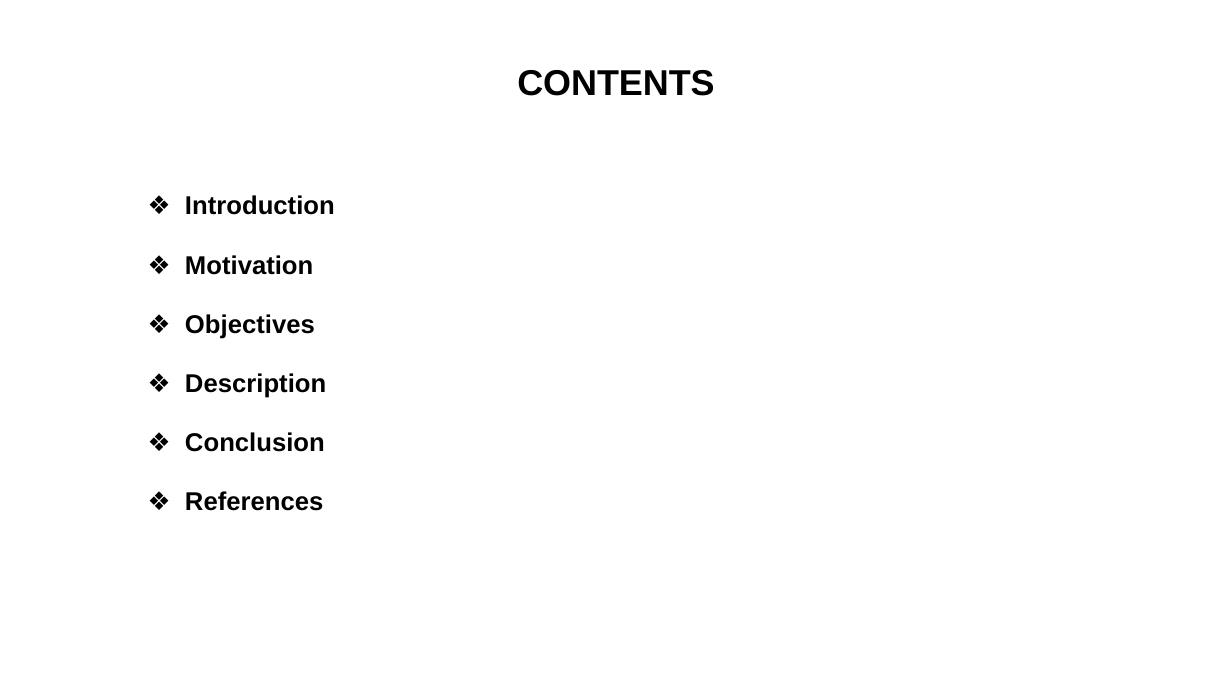
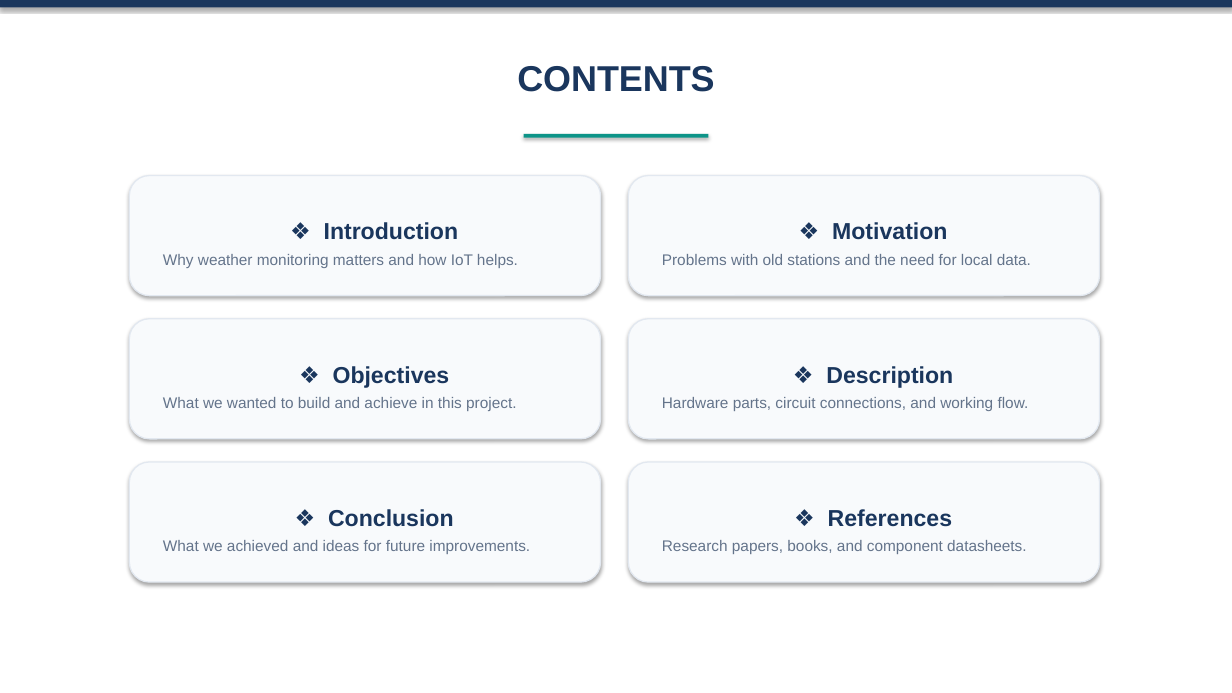
Before and after one commit to prasoon9999/smart-weather-station, a slide deck: slide 2 of Smart_Weather_Station_Presentation.pptx. Drawn at 1232x693 pixels with LibreOffice and Linux fonts; fonts in the diff are those of the drawing. Boxes give left, top, right and bottom in pixels: in the first picture for what was removed or moved away, otherwise in the second. Text is boxed around its words. In the diff, an @@ line names an element or a change of style, - is before the commit and + after.

Commit message:
docs: finalize aesthetic presentation preserving exact format and simple language

```diff
--- a/Smart_Weather_Station_Presentation.pptx
+++ b/Smart_Weather_Station_Presentation.pptx
@@ rectangle added at [0,0,1232,7], fill #1A365D @@
@@ text "CONTENTS" at [517,66,714,92]: text colour #000000 to #1A365D @@
@@ rectangle added at [524,134,709,138], fill #0D9488 @@
@@ rounded rectangle added at [129,176,601,296], fill #F8FAFC, outline #E2E8F0 1 pt, 12 pt, text #64748B @@
+❖ Introduction
+Why weather monitoring matters and how IoT helps.
@@ rounded rectangle added at [628,176,1100,296], fill #F8FAFC, outline #E2E8F0 1 pt, 12 pt, text #64748B @@
+❖ Motivation
+Problems with old stations and the need for local data.
@@ text removed at [185,195,335,511] @@
-❖ Introduction
-❖ Motivation
-❖ Objectives
-❖ Description
-❖ Conclusion
-❖ References
@@ rounded rectangle added at [129,319,601,439], fill #F8FAFC, outline #E2E8F0 1 pt, 12 pt, text #64748B @@
+❖ Objectives
+What we wanted to build and achieve in this project.
@@ rounded rectangle added at [628,319,1100,439], fill #F8FAFC, outline #E2E8F0 1 pt, 12 pt, text #64748B @@
+❖ Description
+Hardware parts, circuit connections, and working flow.
@@ rounded rectangle added at [129,462,601,582], fill #F8FAFC, outline #E2E8F0 1 pt, 12 pt, text #64748B @@
+❖ Conclusion
+What we achieved and ideas for future improvements.
@@ rounded rectangle added at [628,462,1100,582], fill #F8FAFC, outline #E2E8F0 1 pt, 12 pt, text #64748B @@
+❖ References
+Research papers, books, and component datasheets.
```
Also in this commit, not shown: 9 other slides changed, 2 other files.
